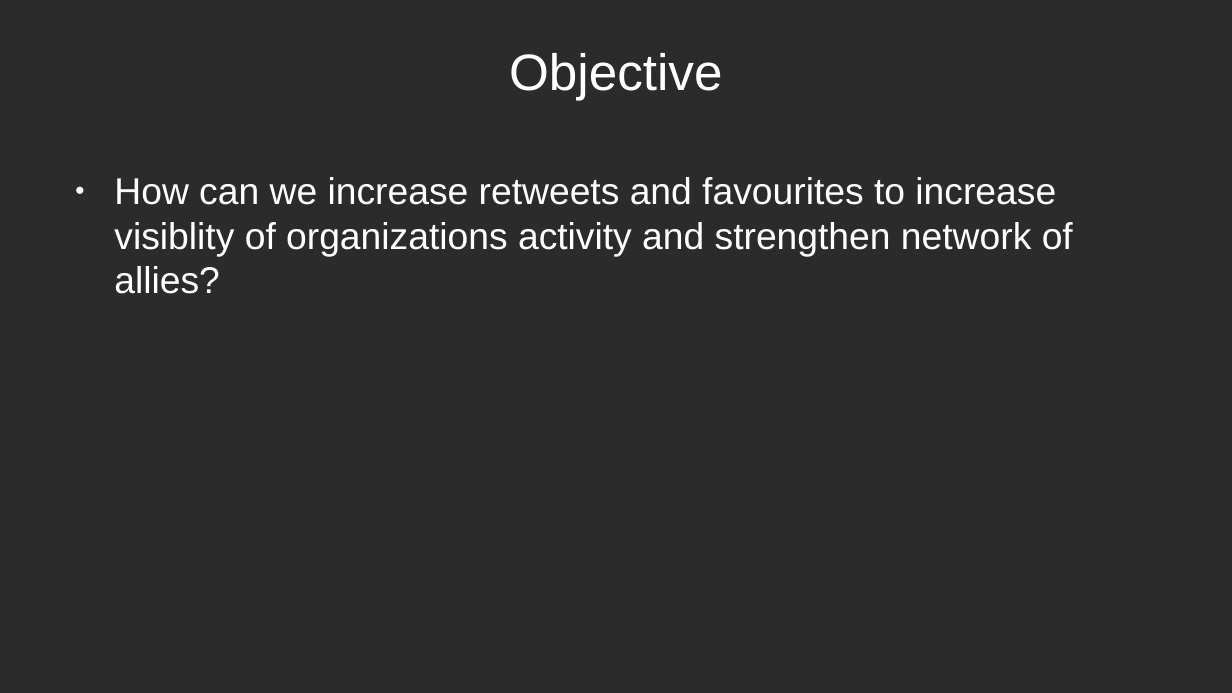
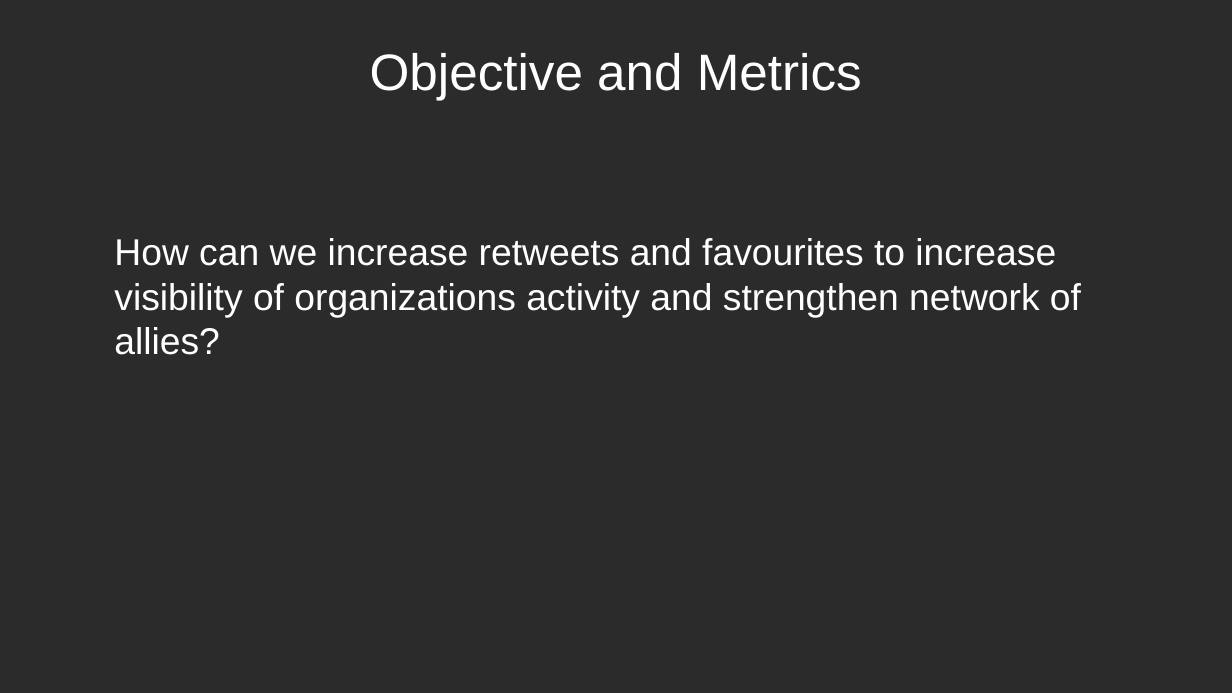
Before and after one commit to douglas-thoms/Datathon-2021-10-16, a slide deck: slide 3 of presentations/group_9_presentation_v1.odp (slide 4 before the commit). Drawn at 1232x693 pixels with LibreOffice and Linux fonts; fonts in the diff are those of the drawing; background and template pictures are left out; a plain dark background stands for a picture behind light text. Boxes give left, top, right and bottom in pixels: in the first picture for what was removed or moved away, otherwise in the second. Text is boxed around its words. In the diff, an @@ line names an element or a change of style, - is before the commit and + after.

```diff
--- a/presentations/group_9_presentation_v1.odp
+++ b/presentations/group_9_presentation_v1.odp
@@ title at [370,53,862,101]: text changed @@
-Objective
+Objective and Metrics
@@ text at [114,238,1081,355]: text changed @@
-● How can we increase retweets and favourites to increase visiblity of organizations activity and strengthen network of allies?
+How can we increase retweets and favourites to increase visibility of organizations activity and strengthen network of allies?
```
Also in this commit, not shown: 2 other slides changed, 4 slides added, 2 slides removed, 2 other files.
